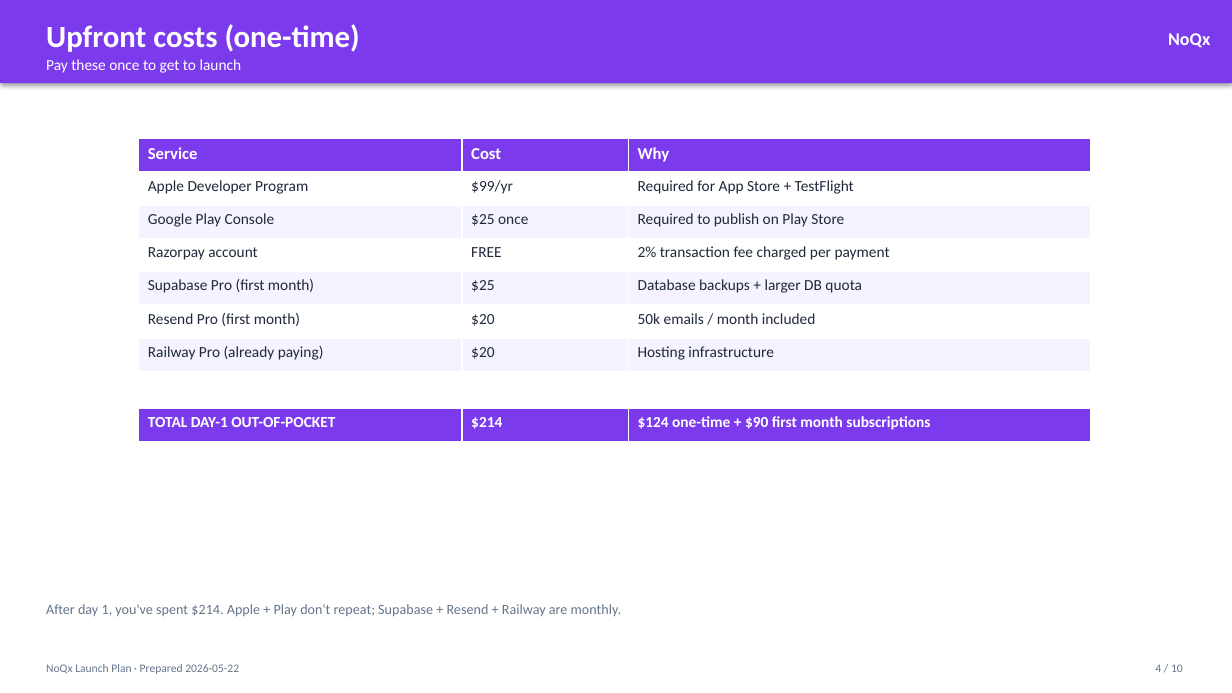
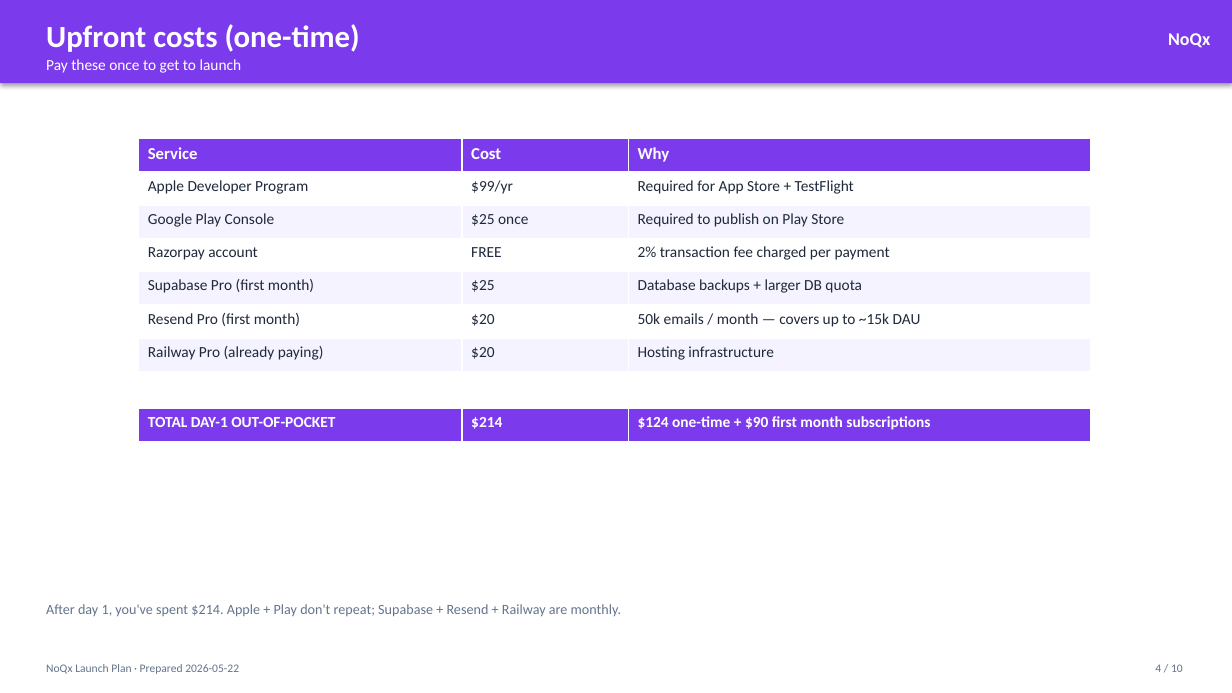
Before and after one commit to DH72367259/Canteen_Application, a slide deck: slide 4 of distribution/NoQx_Launch_Plan.pptx. Drawn at 1232x693 pixels with LibreOffice and Linux fonts; fonts in the diff are those of the drawing. Boxes give left, top, right and bottom in pixels: in the first picture for what was removed or moved away, otherwise in the second. Text is boxed around its words. In the diff, an @@ line names an element or a change of style, - is before the commit and + after.

```diff
--- a/distribution/NoQx_Launch_Plan.pptx
+++ b/distribution/NoQx_Launch_Plan.pptx
@@ table at (139,139,1091,438) @@
-row 6, column 3: 50k emails / month included
+row 6, column 3: 50k emails / month — covers up to ~15k DAU
```
Also in this commit, not shown: 1 other slide changed, 2 other files.
